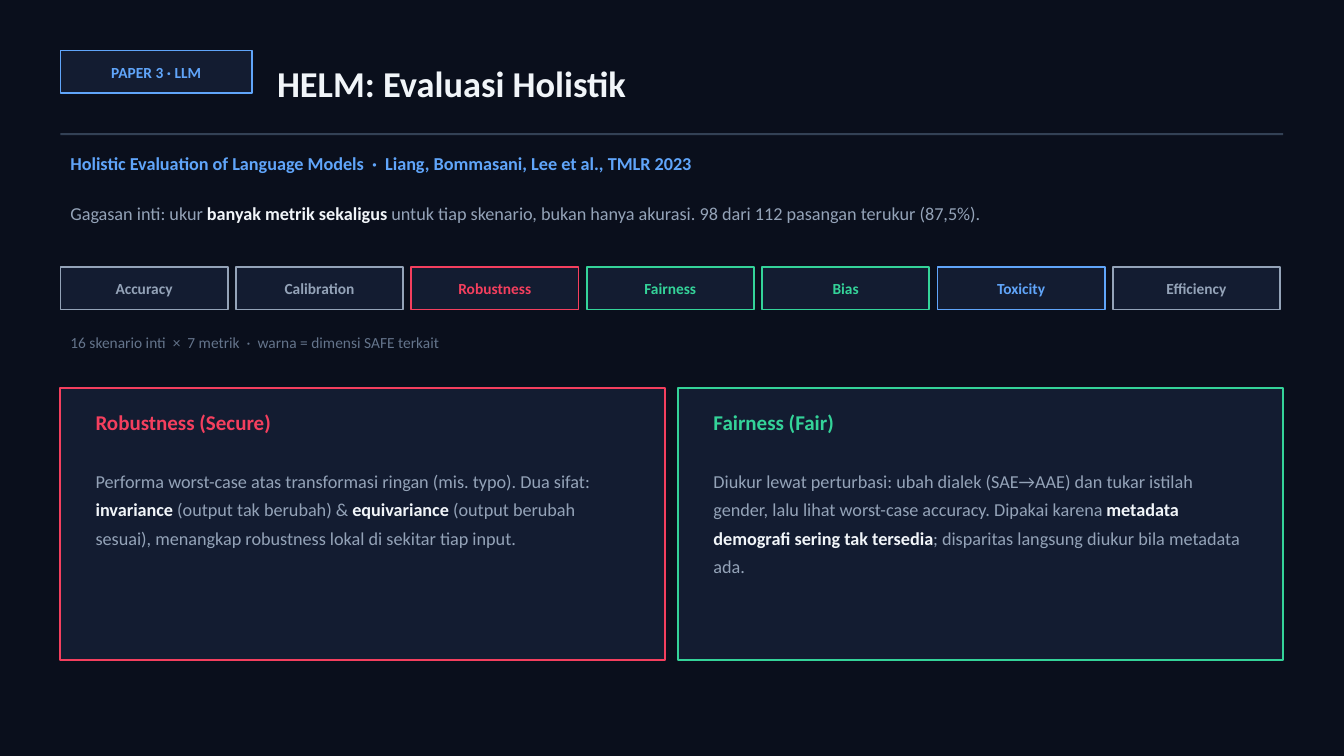
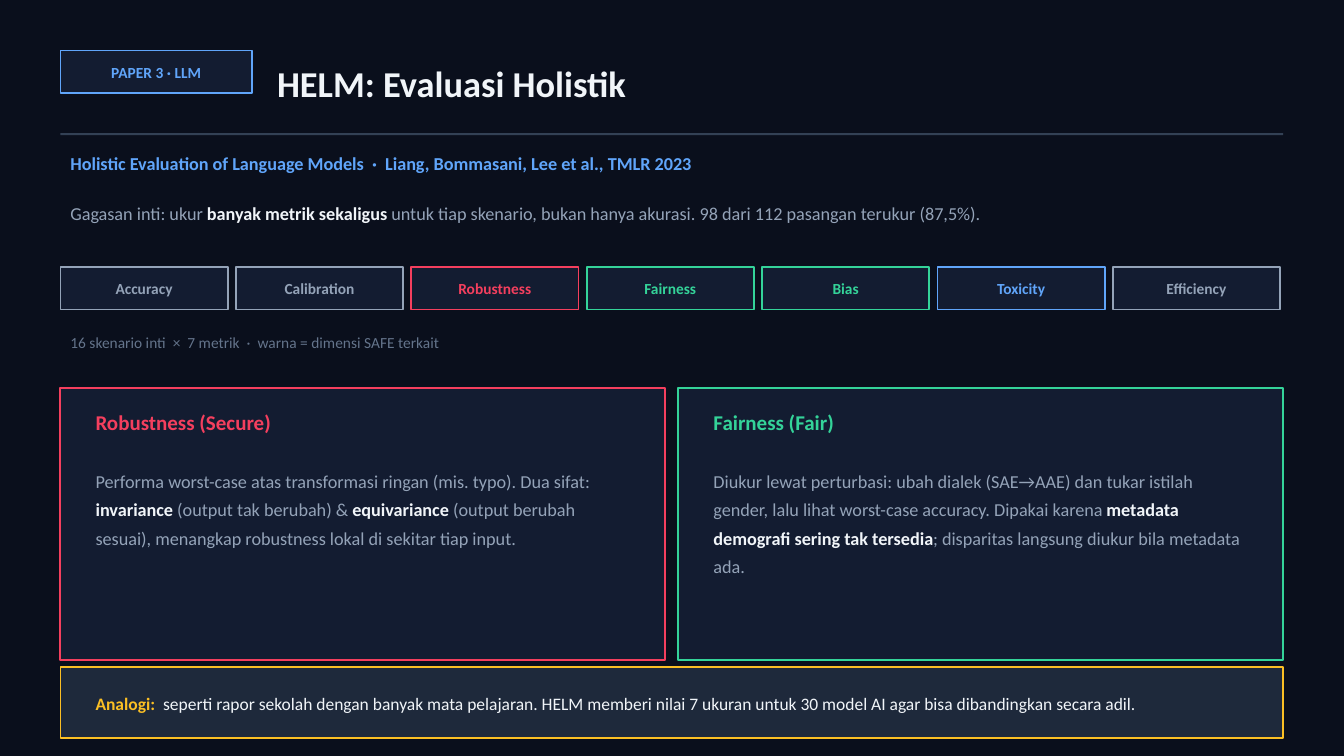
Before and after one commit to awangga/awangga.github.io, a slide deck: slide 12 of safe/metrics/SAFE-AI-Metrics.pptx. Drawn at 1344x756 pixels with LibreOffice and Linux fonts; fonts in the diff are those of the drawing. Boxes give left, top, right and bottom in pixels: in the first picture for what was removed or moved away, otherwise in the second. Text is boxed around its words. In the diff, an @@ line names an element or a change of style, - is before the commit and + after.

```diff
--- a/safe/metrics/SAFE-AI-Metrics.pptx
+++ b/safe/metrics/SAFE-AI-Metrics.pptx
@@ rectangle added at (60, 667, 1284, 738), fill #1E293B, outline #FBBF24 1.25 pt @@
@@ text added at (96, 697, 1135, 713), 12.5 pt, text #F1F5F9 @@
+Analogi: seperti rapor sekolah dengan banyak mata pelajaran. HELM memberi nilai 7 ukuran untuk 30 model AI agar bisa dibandingkan secara adil.
```
Also in this commit, not shown: 2 other slides changed, 1 other file.
